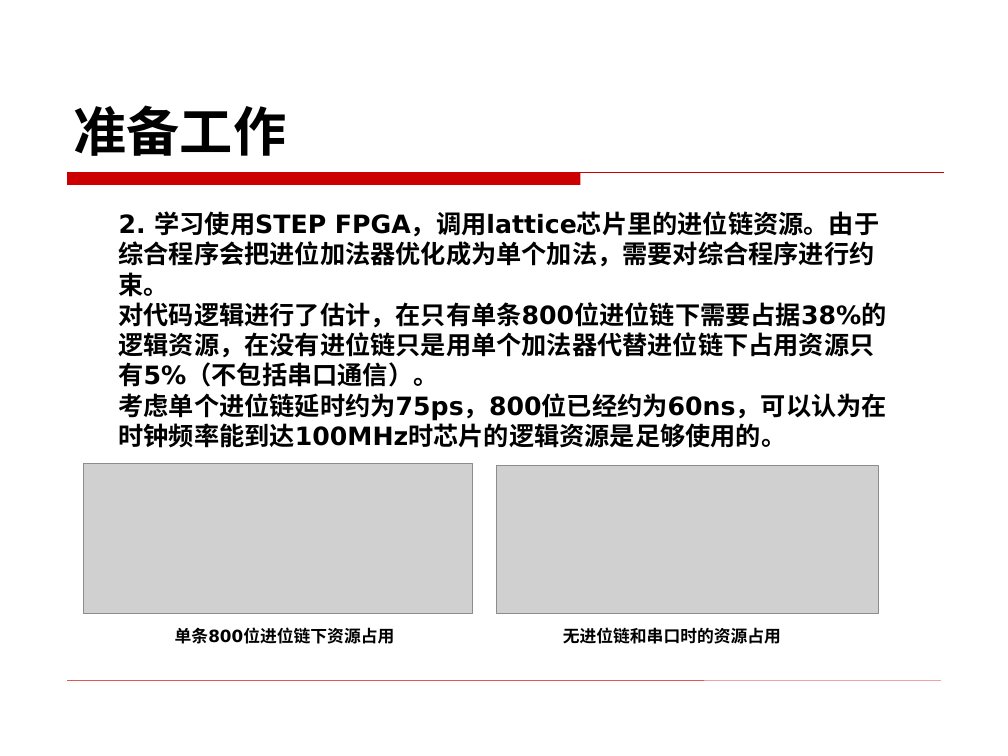
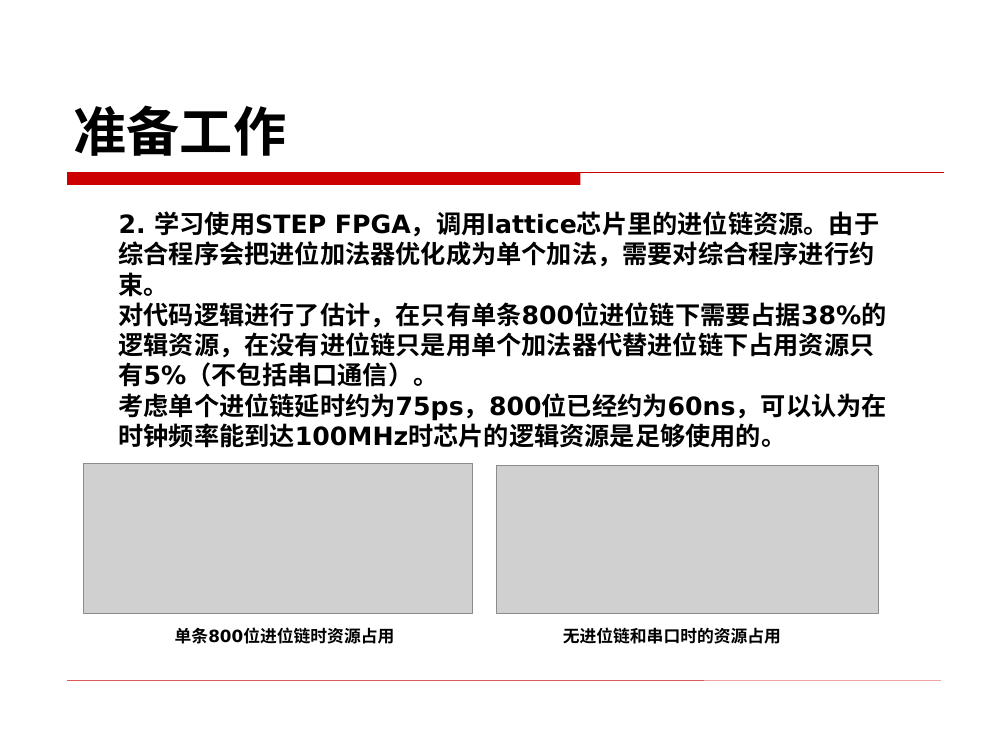
Before and after one commit to BevisGX/git, a slide deck: slide 11 of 开题PPT_宾光祥.ppt. Drawn at 1008x756 pixels with LibreOffice and Linux fonts; fonts in the diff are those of the drawing; grey boxes stand for pictures; background and template pictures are left out. Boxes give left, top, right and bottom in pixels: in the first picture for what was removed or moved away, otherwise in the second. Text is boxed around its words. In the diff, an @@ line names an element or a change of style, - is before the commit and + after.

```diff
--- a/开题PPT_宾光祥.ppt
+++ b/开题PPT_宾光祥.ppt
@@ text at [175, 627, 395, 644]: text changed @@
-单条800位进位链下资源占用
+单条800位进位链时资源占用
```
Also in this commit, not shown: 3 other slides changed, 1 other file.
